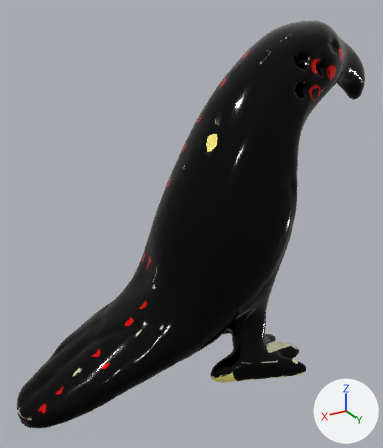
One commit to the glTF model public/models/bird.glb: the scene before it, then after it.
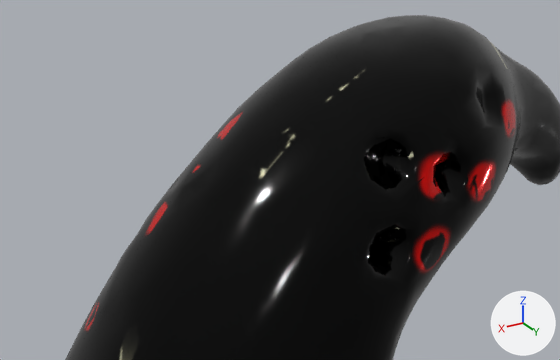
Each version appears first whole from a 50 mm lens placed at (104.8, 154.6, 84.8), pointed at (11.7, -0.6, 7.3), and next in a close-up from a 50 mm lens placed at (25.6, 73.0, 97.0), pointed at (-21.8, -6.0, 57.5). The lights are fixed; the arrows at lower right show +X, +Y and +Z. Where no turn or scale is listed for an object, it has been applied to the vertices. Vertices at the same position are counted once.

Objects in the first close-up: 'low_poly_bird'.
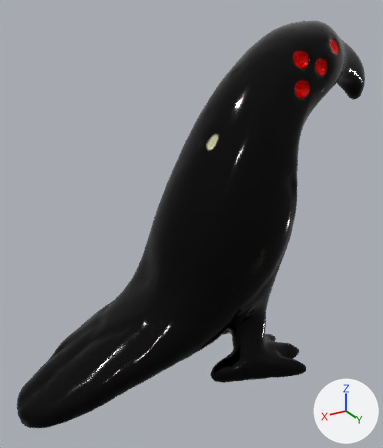
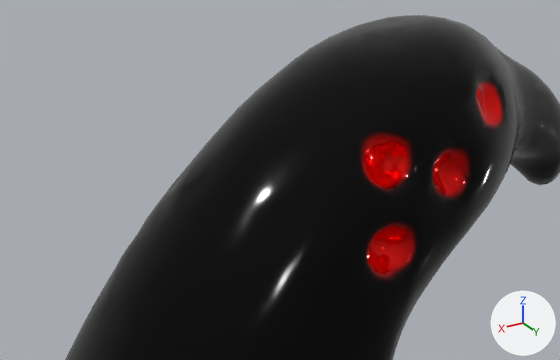
The newer file is also rescaled (x0.00103) as a whole; pictures and numbers use the older file's frame.

What changed in the scene script:
```text
Change mat_lp_bird_enamel:
    remove n3 = _N.new('ShaderNodeUVMap'); n3.name = 'UV Map'
    remove n3.uv_map = 'UVMap.001'
    where n2 = _N.new('ShaderNodeTexImage'); n2.name = 'Image Texture'
    remove _L.new(n3.outputs[0], n2.inputs[0])  # 'UV' to 'Vector'
Change me_low_poly_bird_data:
    used by ob_low_poly_bird; location = (0.0, 0.0, 0.0)
    remove me_low_poly_bird_data.from_pydata(...)  # 5975 vertices, 11945 faces; spans x -78.0..83.0, y -25.0..32.0, z -55.0..76.0
    add me_low_poly_bird_data.from_pydata(...)  # 5933 vertices, 11861 faces; spans x -78.0..83.0, y -25.0..32.0, z -55.0..76.0
    me_low_poly_bird_data part 1
    57 vertices are removed from x -37.0..-23.0, y -15.0..11.0, z 53.0..66.0
    170 faces are deleted
    8 vertices move within x -29.0..-24.0, y 7.0..10.0, z 54.0..66.0
    15 vertices are added at x -35.0..-24.0, y -15.0..10.0, z 54.0..66.0
    86 new faces join them
    me_low_poly_bird_data part 2: 11688 kept faces spanning x -78.0..83.0, y -25.0..32.0, z -55.0..76.0 get new texture (UV) coordinates
    remove me_low_poly_bird_data.materials.append(mat_lp_bird_ceramic)
```

Pixel boxes (x1, y1, x2, y2) of what changed, in the close-ups (560 x 360 px):
'low_poly_bird', surface changed, reshaped: (65, 15, 560, 360) in both
part 1 of me_low_poly_bird_data, cut back: (369, 132, 461, 268) in both
part 2 of me_low_poly_bird_data, surface changed: (82, 42, 519, 360) in both
